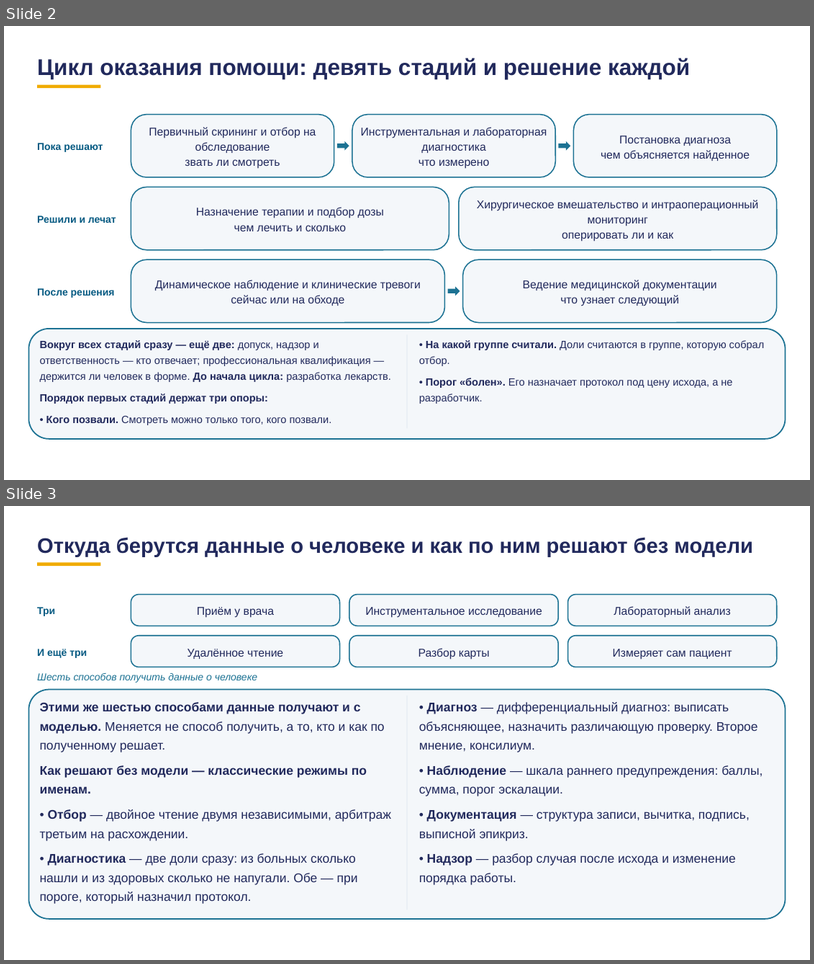
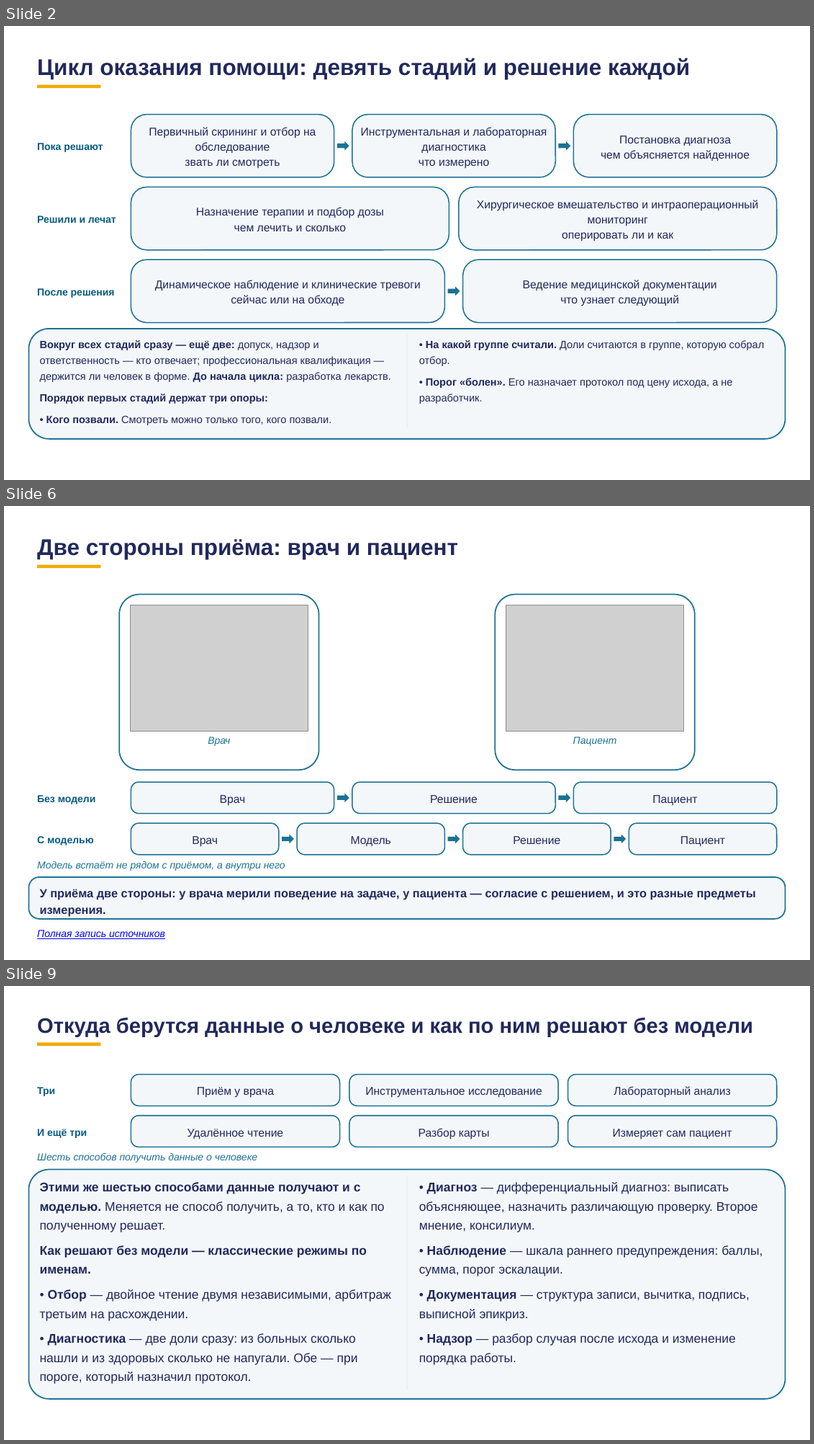
Before and after one commit to tellina-study/AI-usage-lessons, a slide deck: library/lectures/lec-07/rework/deck/lec-07-karkas.pptx. Shown one above the other, each under a label of ours: slides 2 and 3 before the commit, slides 2, 6 and 9 after it; the slides between them are not shown. The pictures are 814x964 and 814x1444 pixels, drawn with LibreOffice and Linux fonts; fonts in the diff are those of the drawing; grey boxes stand for pictures. Boxes give left, top, right and bottom in pixels: in the first picture for what was removed or moved away, otherwise in the second. Text is boxed around its words. In the diff, an @@ line names an element or a change of style, - is before the commit and + after.

```diff
--- a/library/lectures/lec-07/rework/deck/lec-07-karkas.pptx
+++ b/library/lectures/lec-07/rework/deck/lec-07-karkas.pptx
@@ slide 6 added at box(4, 506, 810, 960), background #FFFFFF @@
@@ text added at box(37, 539, 458, 559), 27 pt, text #21295C, bold @@
+Две стороны приёма: врач и пациент
@@ rectangle added at box(37, 565, 100, 569), fill #F0AB00 @@
@@ rounded rectangle added at box(119, 595, 319, 770), fill #FFFFFF, outline #1C7293 1.5 pt @@
@@ picture added at box(131, 605, 309, 731) @@
@@ rounded rectangle added at box(495, 595, 695, 770), fill #FFFFFF, outline #1C7293 1.5 pt @@
@@ picture added at box(506, 605, 684, 731) @@
@@ text added at box(208, 736, 230, 746), 12 pt, text #1C7293, italic @@
+Врач
@@ text added at box(574, 736, 617, 746), 12 pt, text #1C7293, italic @@
+Пациент
@@ rounded rectangle added at box(131, 782, 334, 813), fill #F4F7FA, outline #1C7293 1.3 pt @@
@@ rounded rectangle added at box(352, 782, 556, 813), fill #F4F7FA, outline #1C7293 1.3 pt @@
@@ rounded rectangle added at box(574, 782, 777, 813), fill #F4F7FA, outline #1C7293 1.3 pt @@
@@ text added at box(37, 795, 96, 804), 12 pt, text #065A82, bold @@
+Без модели
@@ text added at box(220, 795, 246, 806), 13.5 pt, text #21295C @@
+Врач
@@ right arrow added at box(337, 793, 350, 802), fill #1C7293 @@
@@ text added at box(430, 795, 478, 803), 13.5 pt, text #21295C @@
+Решение
@@ right arrow added at box(558, 793, 571, 802), fill #1C7293 @@
@@ text added at box(653, 795, 697, 805), 13.5 pt, text #21295C @@
+Пациент
@@ rounded rectangle added at box(131, 823, 279, 854), fill #F4F7FA, outline #1C7293 1.3 pt @@
@@ rounded rectangle added at box(298, 823, 445, 854), fill #F4F7FA, outline #1C7293 1.3 pt @@
@@ rounded rectangle added at box(463, 823, 612, 854), fill #F4F7FA, outline #1C7293 1.3 pt @@
@@ rounded rectangle added at box(630, 823, 778, 854), fill #F4F7FA, outline #1C7293 1.3 pt @@
@@ text added at box(37, 836, 94, 845), 12 pt, text #065A82, bold @@
+С моделью
@@ text added at box(192, 836, 218, 847), 13.5 pt, text #21295C @@
+Врач
@@ right arrow added at box(282, 834, 294, 843), fill #1C7293 @@
@@ text added at box(351, 836, 391, 846), 13.5 pt, text #21295C @@
+Модель
@@ right arrow added at box(448, 834, 460, 843), fill #1C7293 @@
@@ text added at box(513, 836, 561, 844), 13.5 pt, text #21295C @@
+Решение
@@ right arrow added at box(615, 834, 627, 843), fill #1C7293 @@
@@ text added at box(681, 836, 725, 846), 13.5 pt, text #21295C @@
+Пациент
@@ text added at box(37, 861, 286, 870), 12 pt, text #1C7293, italic @@
+Модель встаёт не рядом с приёмом, а внутри него
@@ rounded rectangle added at box(28, 877, 786, 919), fill #F4F7FA, outline #1C7293 1.5 pt @@
@@ text added at box(40, 888, 756, 916), 14 pt, text #21295C, bold @@
+У приёма две стороны: у врача мерили поведение на задаче, у пациента — согласие с решением, и это разные предметы измерения.
@@ text added at box(37, 929, 165, 939), 12 pt, text #0000FF, italic, underline @@
+Полная запись источников
@@ what was slide 3 is now slide 9 @@
```
Also in this commit, not shown: 5 slides changed, 10 other slides added, 8 other files.
